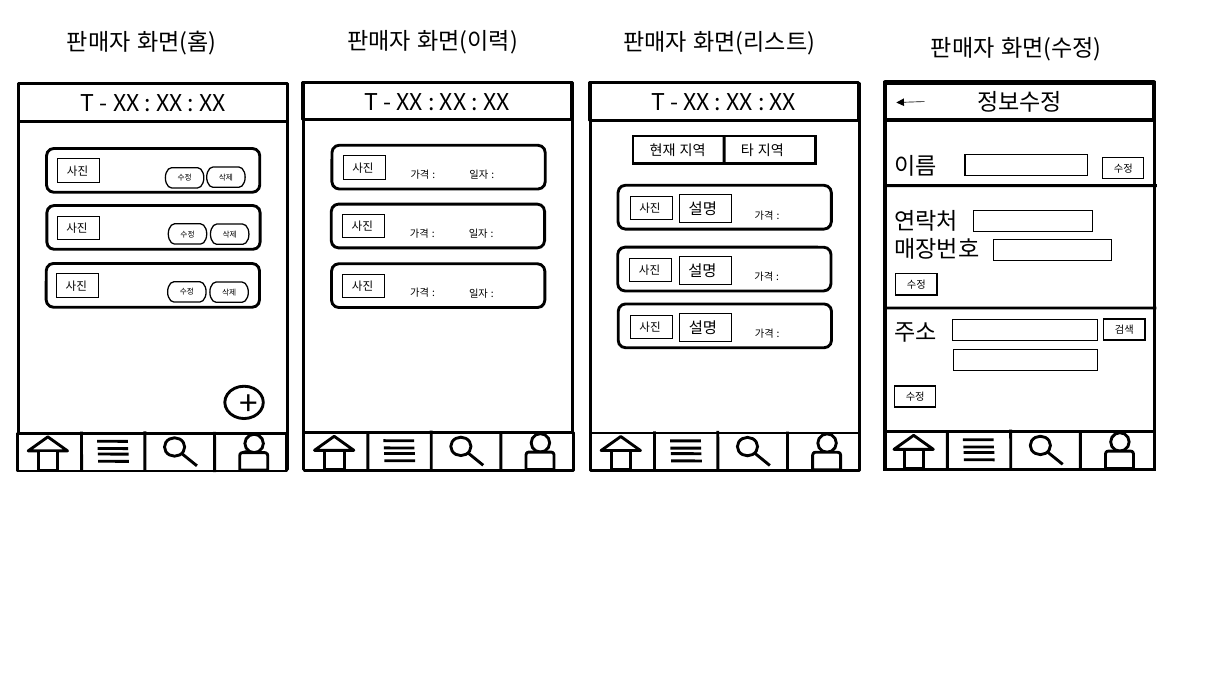
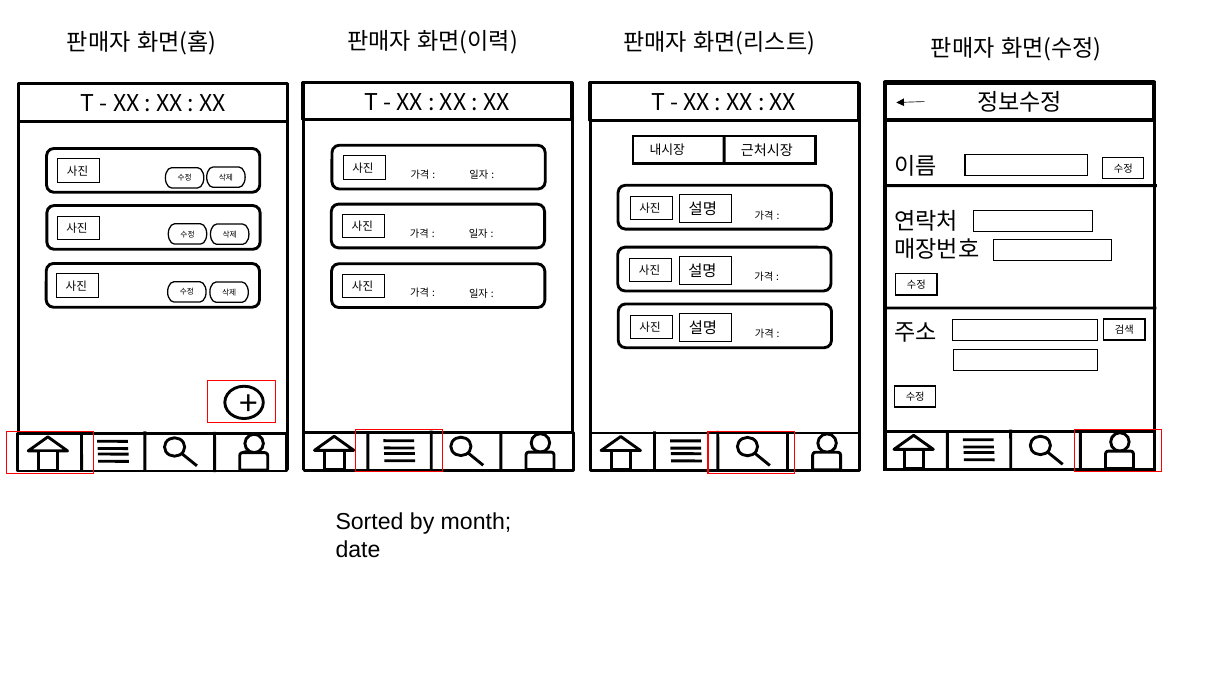
Before and after one commit to VanSubstance/projectTemp, a slide deck: slide 1 of Documents/공모전 ver.1.pptx (slide 3 before the commit). Drawn at 1232x693 pixels with LibreOffice and Linux fonts; fonts in the diff are those of the drawing. Boxes give left, top, right and bottom in pixels: in the first picture for what was removed or moved away, otherwise in the second. Text is boxed around its words. In the diff, an @@ line names an element or a change of style, - is before the commit and + after.

```diff
--- a/Documents/공모전 ver.1.pptx
+++ b/Documents/공모전 ver.1.pptx
@@ text at (650, 143, 685, 155): text changed; size 11 to 10 pt @@
-현재 지역
+내시장
@@ text at (741, 143, 793, 156): text changed @@
-타 지역
+근처시장
@@ rectangle added at (208, 381, 276, 423), outline #FF0000 1 pt @@
@@ rectangle added at (6, 432, 93, 474), outline #FF0000 1 pt @@
@@ rectangle added at (356, 430, 443, 472), outline #FF0000 1 pt @@
@@ rectangle added at (708, 432, 795, 474), outline #FF0000 1 pt @@
@@ rectangle added at (1075, 430, 1162, 472), outline #FF0000 1 pt @@
@@ text added at (336, 512, 512, 558), 18 pt, text #000000 @@
+Sorted by month; date
```
Also in this commit, not shown: 3 other slides changed.
